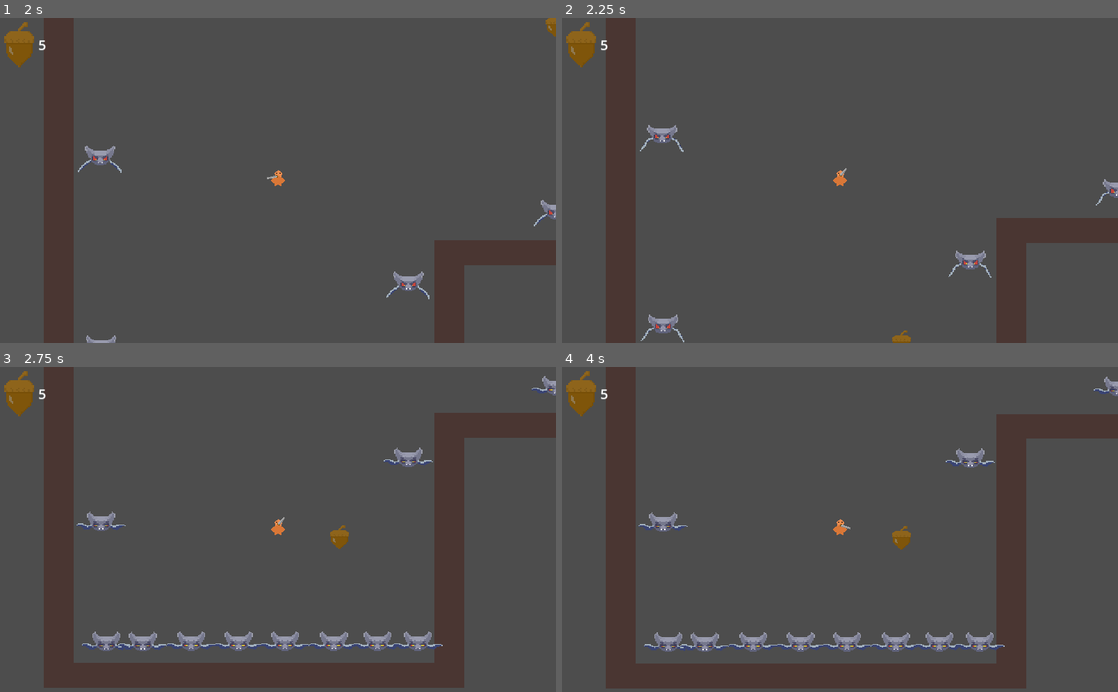
Above: before the commit, frames 1-4 (two rows, left to right).
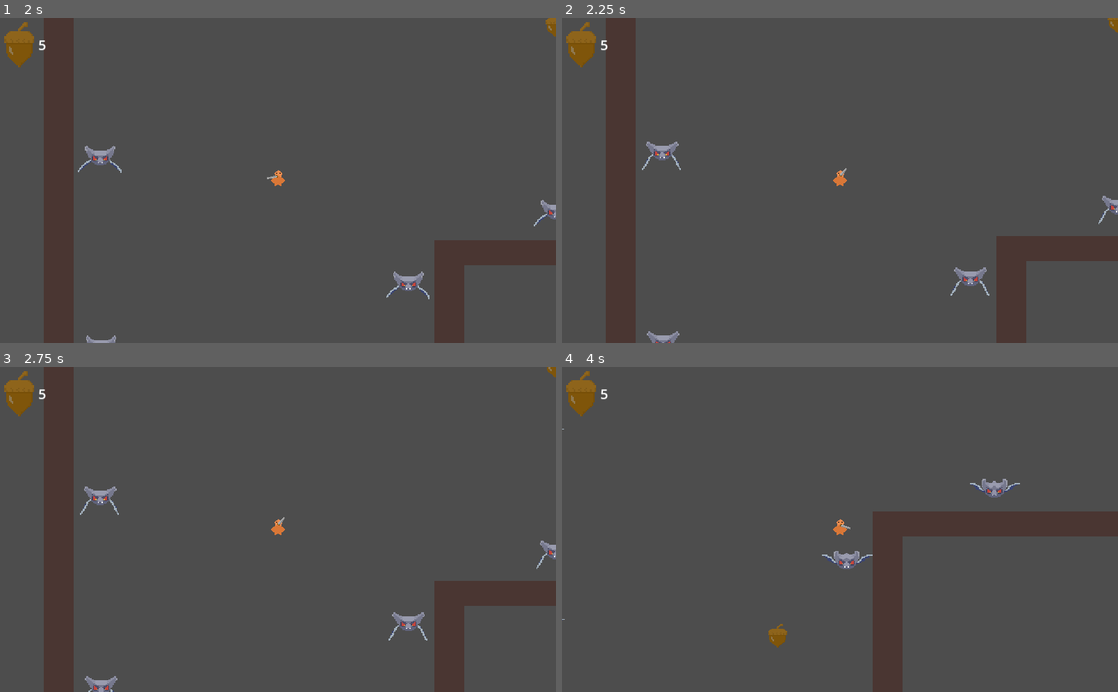
Above: after the commit, the same moments.

Repository: Iceofspade/gwj--73
Game: Godot game, scene res://scenes/main.tscn
Two runs of this game, one before a commit and one after it. Both use one fixed random seed, a clock stepped at 60 frames per second and the inputs below.
Inputs (mouse positions are in pixels of both pictures, inside the frame that each line leads up to):
- Up to frame 1 (2 s): move the mouse to (400, 164) at 0.52 s; tap A (move_L) at 0.6 s; move the mouse to (166, 196) at 1.27 s; tap D (move_R) at 1.35 s
- Up to frame 2 (2.25 s): move the mouse to (895, 109) at 2.02 s; press the mouse at (895, 109) at 2.03 s
- Up to frame 3 (2.75 s): no input
- Up to frame 4 (4 s): move the mouse to (812, 594) at 2.77 s; release the mouse at (812, 594) at 2.78 s; tap A (move_L) at 2.85 s; move the mouse to (1006, 578) at 3.52 s; tap D (move_R) at 3.6 s

Frame 1 is identical in both runs. In frame 2, 3.7% of the frame differs, in the area x 14-100%, y 0-100%; in frame 3, 14%; in frame 4, 23%, in the area x 0-100%, y 0-100%.
Error before the commit: Cannot call method 'start' on a null value. (res://scenes/player/acorn_shooter.gd:26)

Commit message:
More improvements

Diff:
--- a/scenes/main.tscn
+++ b/scenes/main.tscn
@@ -298,6 +298,7 @@
 offset_bottom = 123.0
 grow_horizontal = 1
 grow_vertical = 1
+metadata/_edit_use_anchors_ = true
 
 [node name="TileMapLayer" type="TileMapLayer" parent="."]
 tile_map_data = PackedByteArray("AAABAAoAAAAAAAAAAAACAAoAAAAAAAAAAAADAAoAAAAAAAAAAAAEAAoAAAAAAAAAAAAFAAoAAAAAAAAAAAAGAA …(1344 unchanged characters)…
--- a/scenes/player/acorn_shooter.gd
+++ b/scenes/player/acorn_shooter.gd
@@ -23,7 +23,8 @@
 
 
 func _start_charging_shot() -> void:
-	_charge_timer.start();
+	#_charge_timer.start();
+	pass
 
 
 
--- a/scenes/player/squireely_player.gd
+++ b/scenes/player/squireely_player.gd
@@ -17,7 +17,7 @@
 var ammo_count:= 0
 
 func _physics_process(delta: float) -> void:
-	Engine.time_scale = 1
+	#Engine.time_scale = 1
 	ray.look_at(get_global_mouse_position())
 
 	# Apply Gravity
